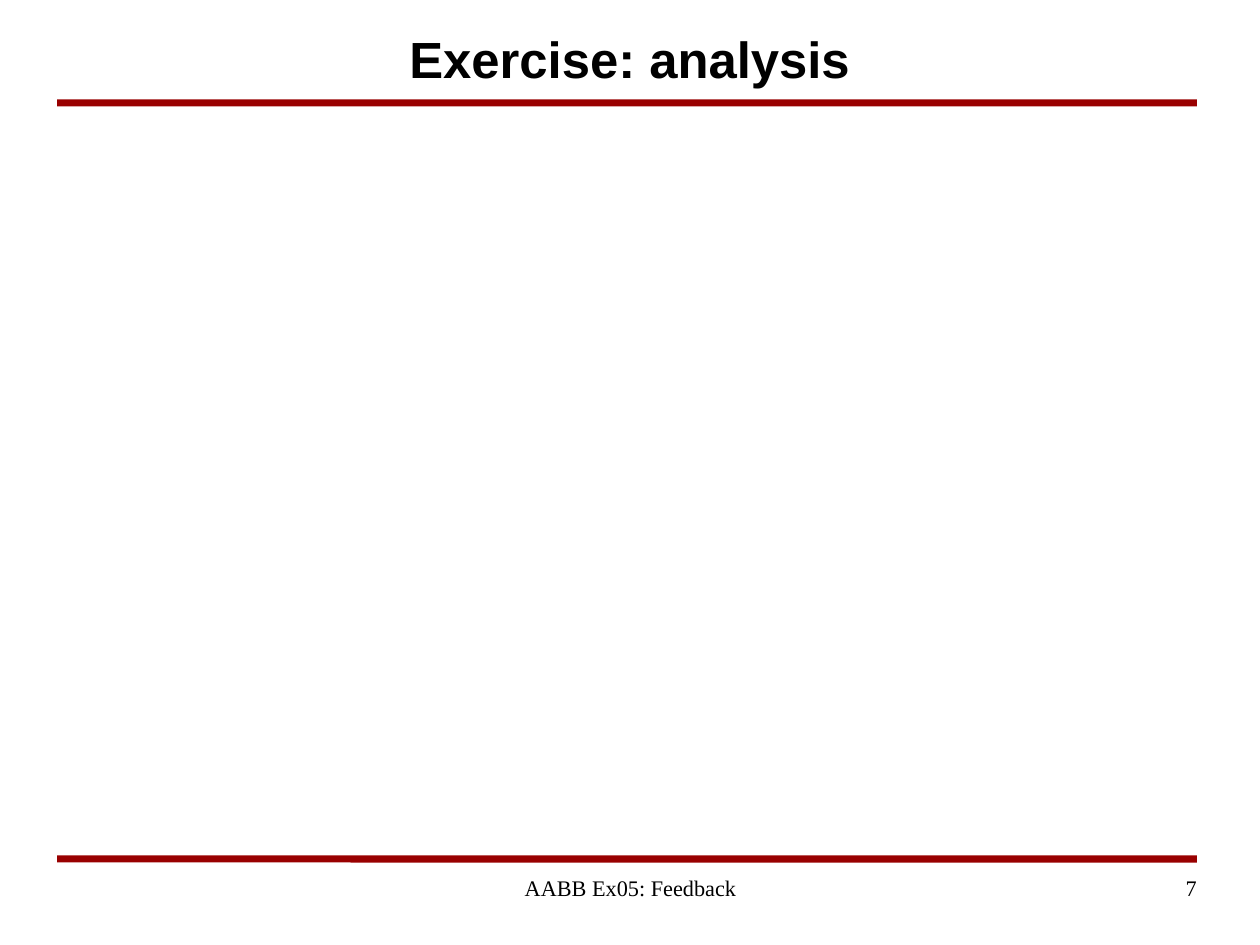
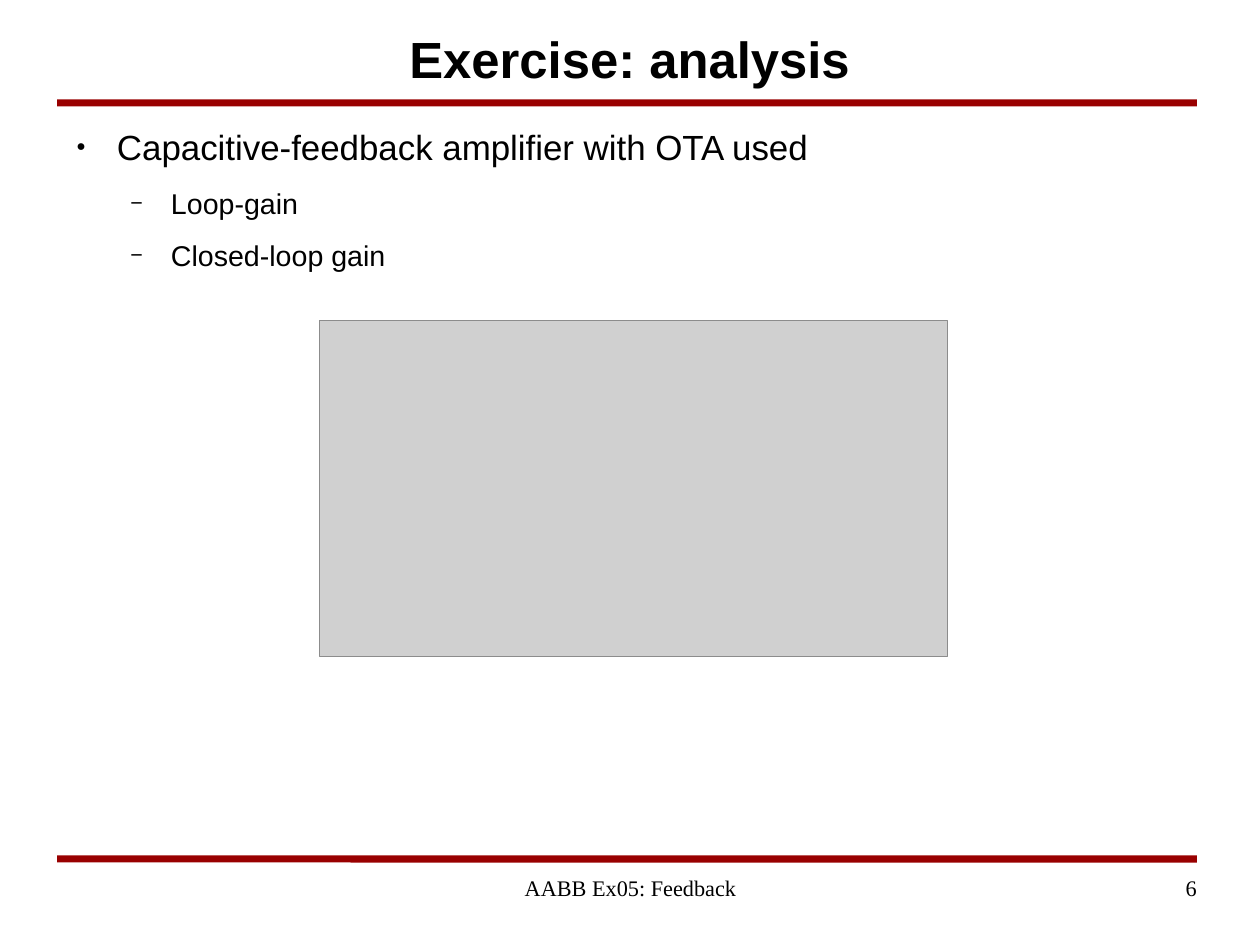
Before and after one commit to yuanzx10/Study, a slide deck: slide 6 of IntegratedCircuits/Notes/AABB_Exercise05_Feedback.odp (slide 7 before the commit). Drawn at 1260x945 pixels with LibreOffice and Linux fonts; fonts in the diff are those of the drawing; grey boxes stand for pictures; background and template pictures are left out. Boxes give left, top, right and bottom in pixels: in the first picture for what was removed or moved away, otherwise in the second. Text is boxed around its words. In the diff, an @@ line names an element or a change of style, - is before the commit and + after.

```diff
--- a/IntegratedCircuits/Notes/AABB_Exercise05_Feedback.odp
+++ b/IntegratedCircuits/Notes/AABB_Exercise05_Feedback.odp
@@ text added at (117,134,808,272), 22 pt, text #000000 @@
+● Capacitive-feedback amplifier with OTA used
+  − Loop-gain
+  − Closed-loop gain
@@ picture added at (320,321,948,657) @@
@@ page number at (1186,881,1197,897): text changed @@
-7
+6
```
Also in this commit, not shown: 5 other slides changed, 1 slide removed.
